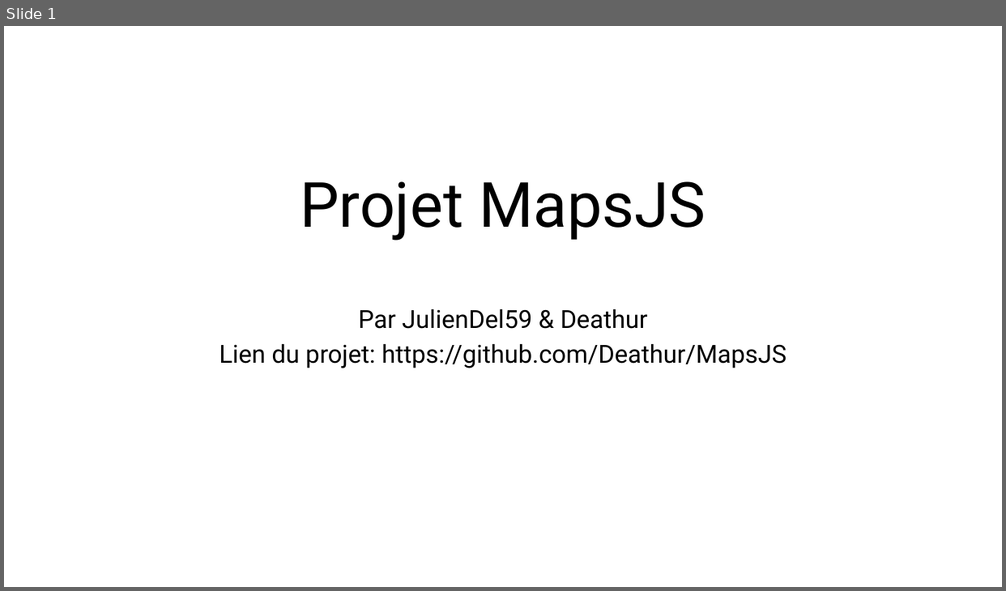
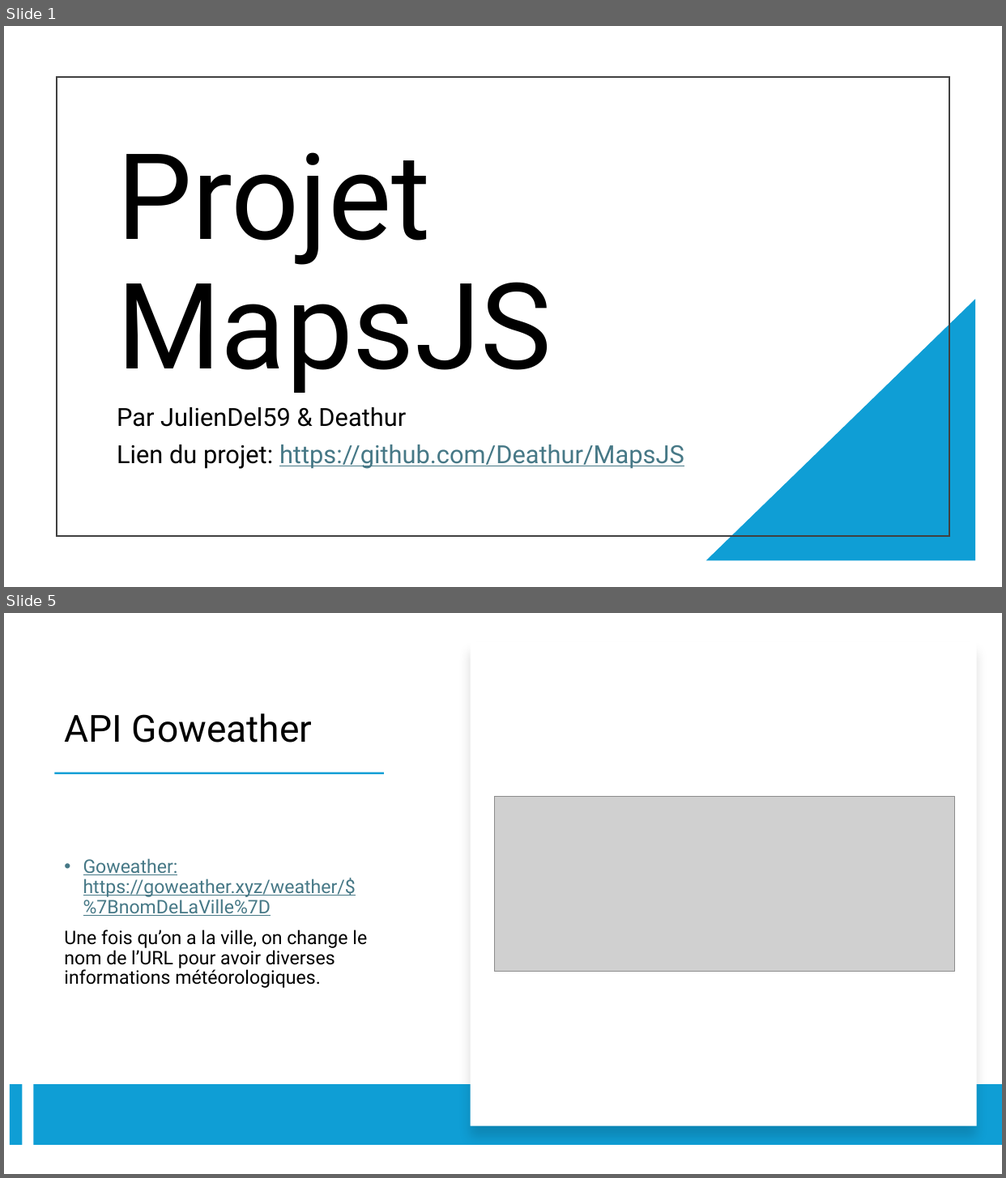
Before and after one commit to Deathur/MapsJS, a slide deck: Présentation Projet.pptx. Shown one above the other, each under a label of ours: slide 1 before the commit, slides 1 and 5 after it; the slides between them are not shown. The pictures are 1006x591 and 1006x1178 pixels, drawn with LibreOffice and Linux fonts; fonts in the diff are those of the drawing; grey boxes stand for pictures. Boxes give left, top, right and bottom in pixels: in the first picture for what was removed or moved away, otherwise in the second. Text is boxed around its words. In the diff, an @@ line names an element or a change of style, - is before the commit and + after.

Commit message:
projet update

```diff
--- a/Présentation Projet.pptx
+++ b/Présentation Projet.pptx
@@ slide 5 added at (4,613,1002,1174), background #FFFFFF @@
@@ rectangle added at (471,642,977,1127), fill #FFFFFF @@
@@ title added at (64,713,313,743), 36 pt, text #000000 @@
+API Goweather
@@ rectangle added at (54,773,384,775), fill #0F9ED5 @@
@@ picture added at (494,796,955,972) @@
@@ text added at (64,858,367,988), 18 pt, text #000000 @@
+• Goweather: https://goweather.xyz/weather/$%7BnomDeLaVille%7D
+Une fois qu’on a la ville, on change le nom de l’URL pour avoir diverses informations météorologiques.
@@ rectangle added at (9,1084,22,1145), fill #0F9ED5 @@
@@ rectangle added at (34,1085,1002,1146), fill #0F9ED5 @@
@@ slide 1 changed as well @@
@@ rectangle added at (57,77,949,535), outline #404040 1.5 pt @@
@@ title "Projet MapsJS": place and size @@
-title "Projet MapsJS" at (300,182,705,241)
+title "Projet MapsJS" at (117,152,552,393)
@@ title "Projet MapsJS" at (117,152,552,393): size 60 to 115 pt; alignment centre to left @@
@@ right triangle added at (706,299,976,561), fill #0F9ED5 @@
@@ subtitle "Par JulienDel59 & Deathur": place and size @@
-subtitle "Par JulienDel59 & Deathur" at (219,310,786,369)
+subtitle "Par JulienDel59 & Deathur" at (117,408,684,469)
@@ subtitle "Par JulienDel59 & Deathur" at (117,408,684,469): text colour #000000 to #467886, underline on in "https://github.com/Deathur/MapsJS"; alignment centre to left; line spacing 0.8 to 0.9 @@
```
Also in this commit, not shown: 1 other slide changed, 2 other slides added.
